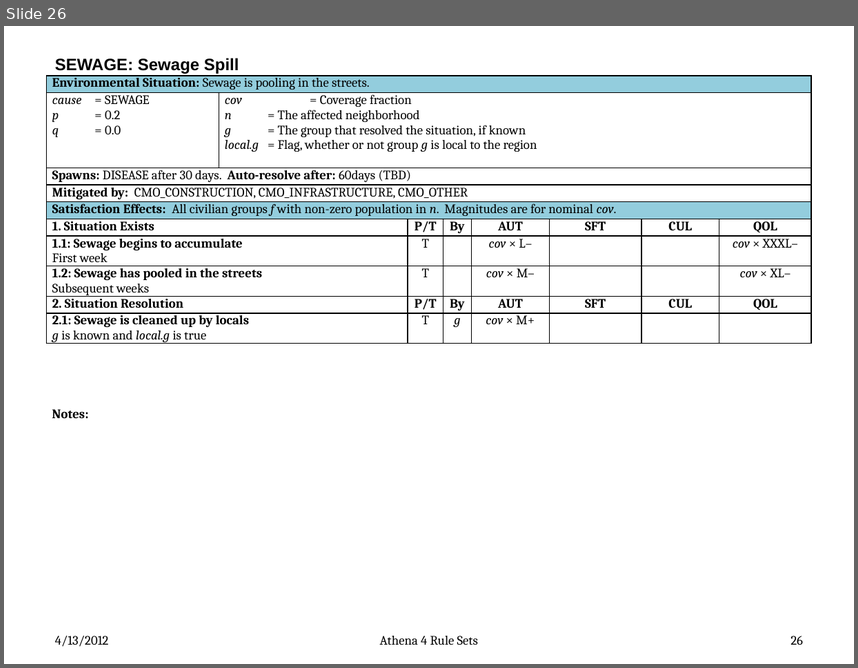
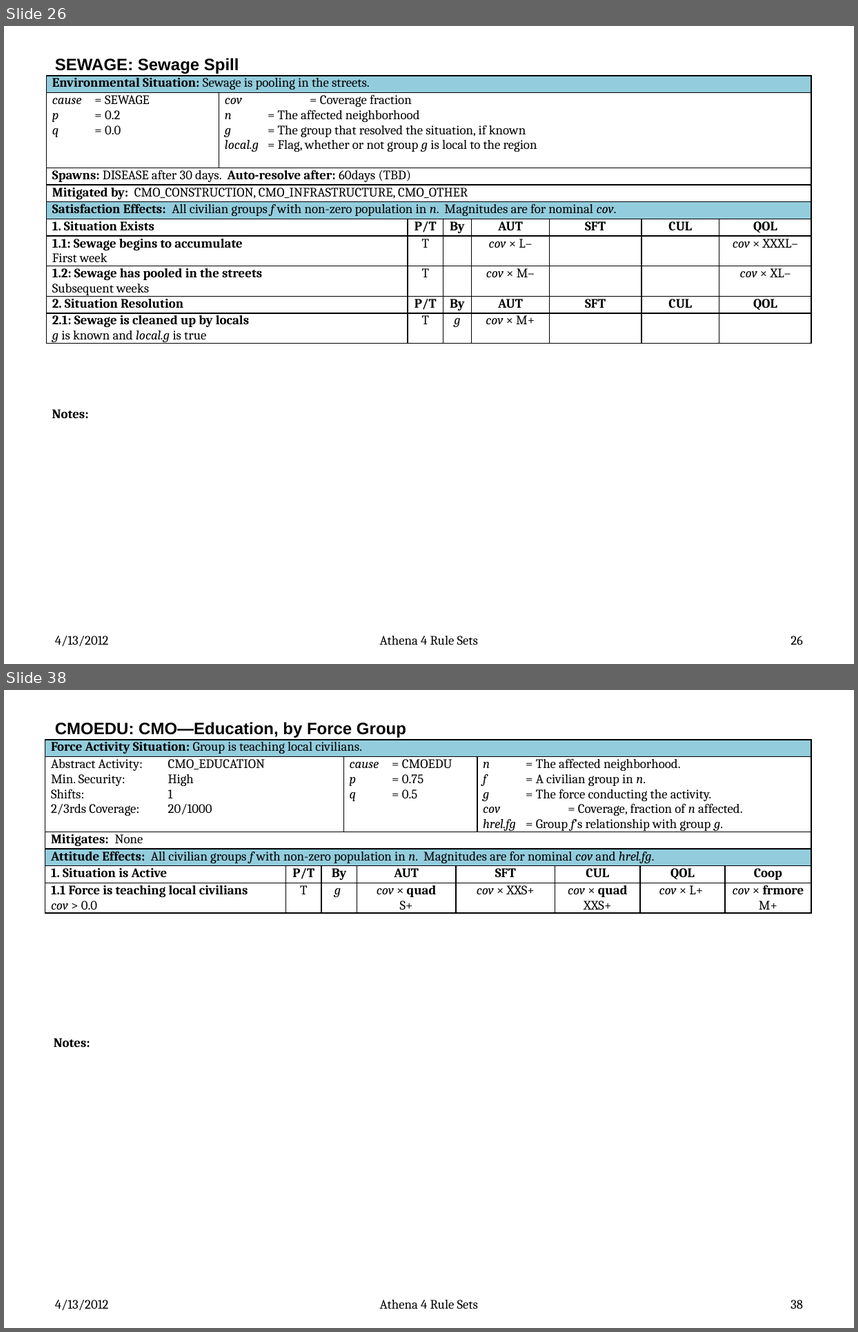
Before and after one commit to AthenaModel/athena-legacy, a slide deck: docs/dev/rules.pptx. Shown one above the other, each under a label of ours: slide 26 before the commit, slides 26 and 38 after it; the slides between them are not shown. The pictures are 858x668 and 858x1332 pixels, drawn with LibreOffice and Linux fonts; fonts in the diff are those of the drawing. Boxes give left, top, right and bottom in pixels: in the first picture for what was removed or moved away, otherwise in the second. Text is boxed around its words. In the diff, an @@ line names an element or a change of style, - is before the commit and + after.

```diff
--- a/docs/dev/rules.pptx
+++ b/docs/dev/rules.pptx
@@ slide 38 added at bbox=[4, 690, 854, 1328], background #FFFFFF @@
@@ title added at bbox=[55, 722, 406, 738], 14 pt, text #000000, bold @@
+CMOEDU: CMO—Education, by Force Group
@@ table added at bbox=[45, 739, 811, 916], 6 rows, 10 columns @@
+Force Activity Situation: Group is teaching local civilians. |  |  |  |  |  |  |  |  | 
+Abstract Activity: CMO_EDUCATION / Min. Security: High / Shifts: 1 / 2/3rds Coverage: 20/1000 |  |  | cause = CMOEDU / p = 0.75 / q = 0.5 |  |  | n = The affected neighborhood. / f = A civilian group in n. / g = The force conducting the activity. / cov = Coverage, fraction of n affected. / hrel.fg = Group f’s relationship with group g. |  |  | 
+Mitigates: None |  |  |  |  |  |  |  |  | 
+Attitude Effects: All civilian groups f with non-zero population in n. Magnitudes are for nominal cov and hrel.fg. |  |  |  |  |  |  |  |  | 
+1. Situation is Active | P/T | By |  | AUT | SFT |  | CUL | QOL | Coop
+1.1 Force is teaching local civilians / cov > 0.0 | T | g |  | cov × quad / S+ | cov × XXS+ |  | cov × quad / XXS+ | cov × L+ | cov × frmore / M+
@@ text added at bbox=[54, 1038, 90, 1047], 11 pt, text #000000, bold @@
+Notes:
@@ text added at bbox=[55, 1299, 109, 1310], 11 pt, text #000000 @@
+4/13/2012
@@ text added at bbox=[380, 1299, 478, 1309], 11 pt, text #000000 @@
+Athena 4 Rule Sets
@@ page number added at bbox=[791, 1299, 803, 1308], 11 pt, text #000000 @@
+38
```
Also in this commit, not shown: 24 other slides added.
